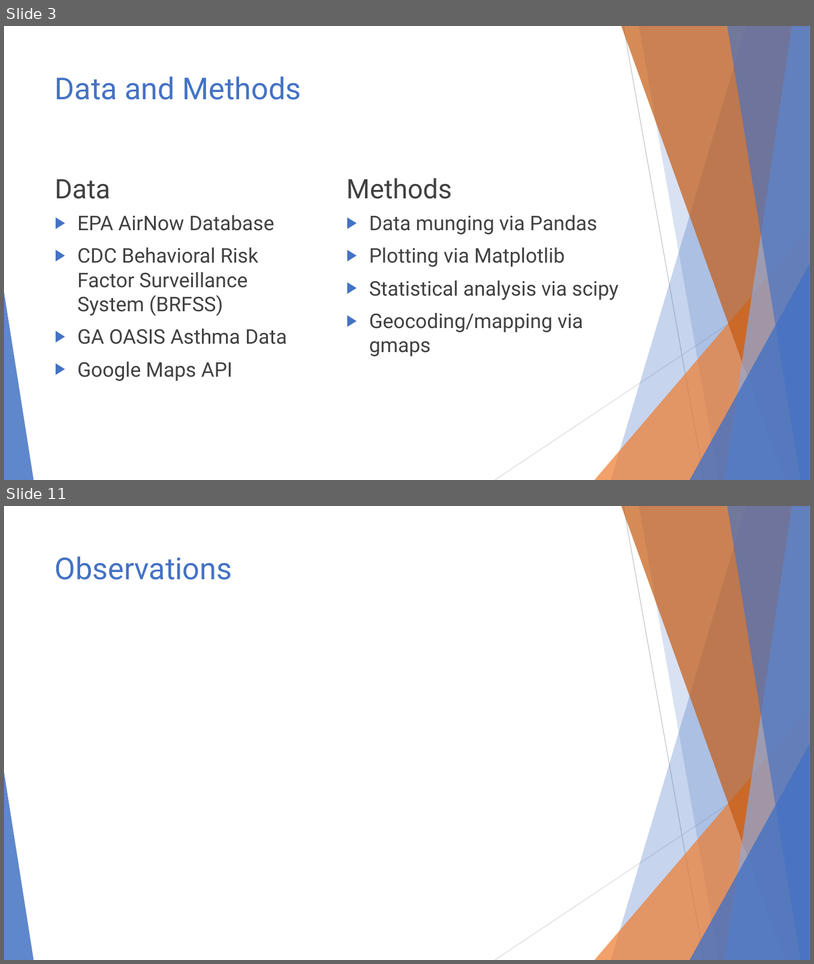
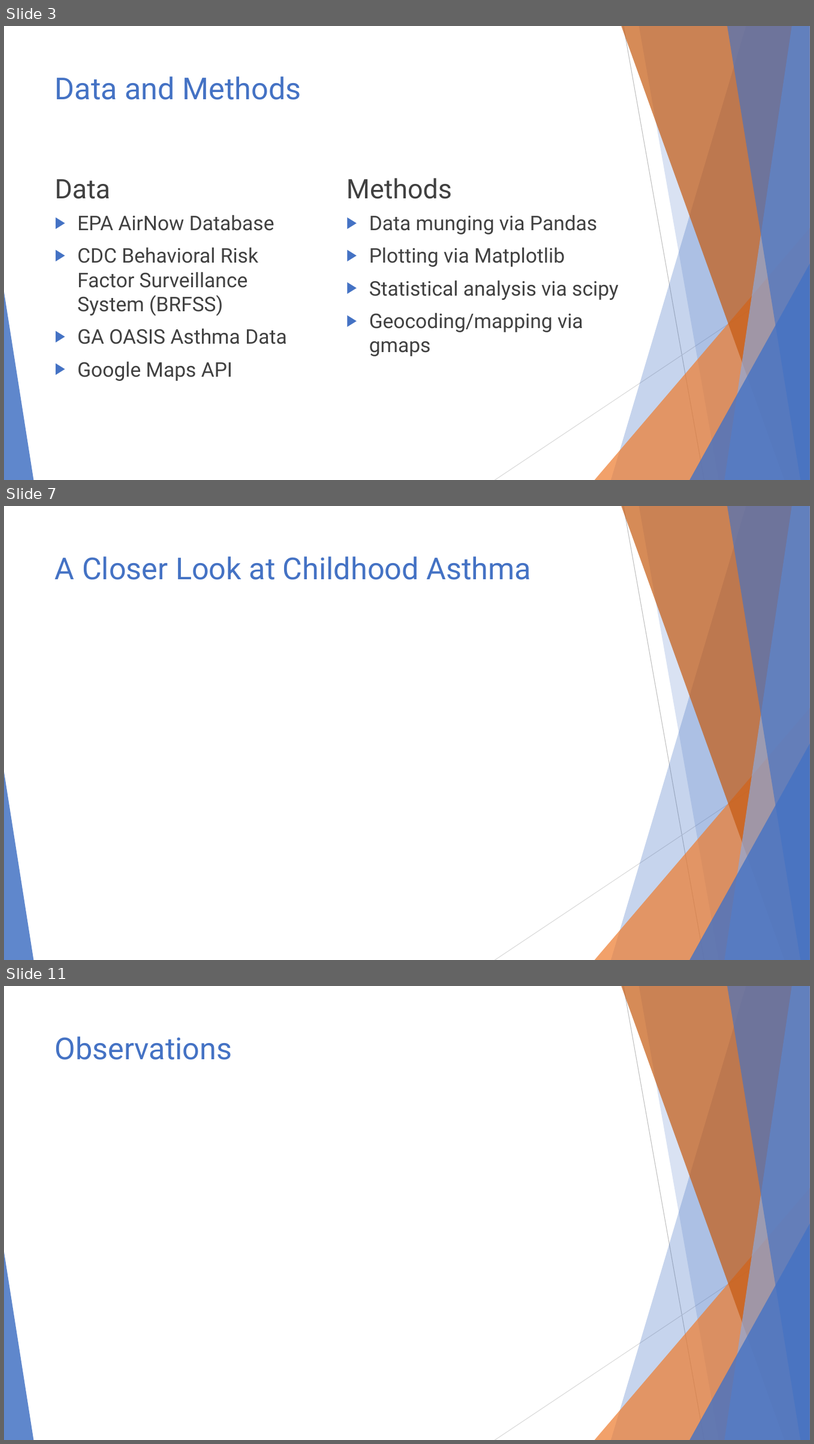
Before and after one commit to ghteds/healthproject, a slide deck: AdditionalResources/Air Quality and Asthma.pptx. Shown one above the other, each under a label of ours: slides 3 and 11 before the commit, slides 3, 7 and 11 after it; the slides between them are not shown. The pictures are 814x964 and 814x1444 pixels, drawn with LibreOffice and Linux fonts; fonts in the diff are those of the drawing. Boxes give left, top, right and bottom in pixels: in the first picture for what was removed or moved away, otherwise in the second. Text is boxed around its words. In the diff, an @@ line names an element or a change of style, - is before the commit and + after.

```diff
--- a/AdditionalResources/Air Quality and Asthma.pptx
+++ b/AdditionalResources/Air Quality and Asthma.pptx
@@ slide 7 added at [4,506,810,960], background #FFFFFF; not listed: 10 template elements that a slide beside it also shows @@
@@ title added at [55,556,531,580], 36 pt, text #4472C4 @@
+A Closer Look at Childhood Asthma
```
Also in this commit, not shown: 5 slides changed, 1 other slide added, 2 slides removed.
